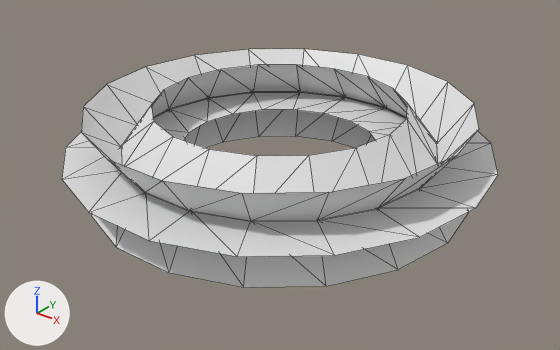
An edit to the FBX model Effect#1/Assets/Graphicsdata/FX/FBX/FX_Tube_001.FBX, drawn before and after from the same camera.
The view is the same before and after, from a 50 mm lens placed at (2.12, -2.67, 1.49), pointed at (0.03, -0.07, -0.12). The lights are fixed; the arrows at lower left show +X, +Y and +Z. Mesh edges are drawn as thin lines. Where no turn or scale is listed for an object, it has been applied to the vertices.

The first picture shows 'fx_Tube_001'.
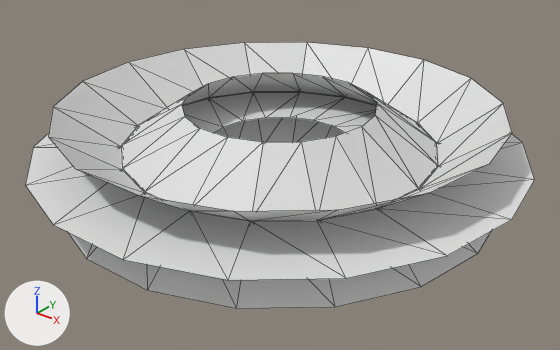
Changed parts and their boxes [x1, y1, x2, y2] in the pictures (560 x 350 px; the box of a moved part takes in the faces that stretch with it):
'fx_Tube_001', reshaped (17% wider, 12% taller): before [62, 49, 498, 287]; after [25, 42, 535, 308]
part 1 of me_mesh, moved or reshaped: before [62, 49, 498, 287]; after [25, 42, 535, 308]

Patch to the scene script:
```diff
--- a/Effect#1/Assets/Graphicsdata/FX/FBX/FX_Tube_001.FBX.py
+++ b/Effect#1/Assets/Graphicsdata/FX/FBX/FX_Tube_001.FBX.py
@@ me_mesh @@
 # used by ob_fx_tube_001; location = (-0.007, -0.019, 0.0)
-me_mesh.from_pydata(...)  # 162 vertices, 216 faces; spans x -1.01..1.01, y -1.0..1.0, z -0.2..0.21
+me_mesh.from_pydata(...)  # 162 vertices, 216 faces; spans x -1.17..1.17, y -1.15..1.15, z -0.2..0.21
+# me_mesh part 1: 108 of 162 vertices moved; they spanned x -1.01..1.01, y -1.0..1.0, z -0.2..0.21 and now span x -1.17..1.17, y -1.15..1.15, z -0.2..0.21; mean shift (0.0, 0.0, 0.0); largest move (0.95, -0.35, 0.0) -> (1.1, -0.4, 0.0)
+# me_mesh part 2: the surface is now shaded smooth
```
